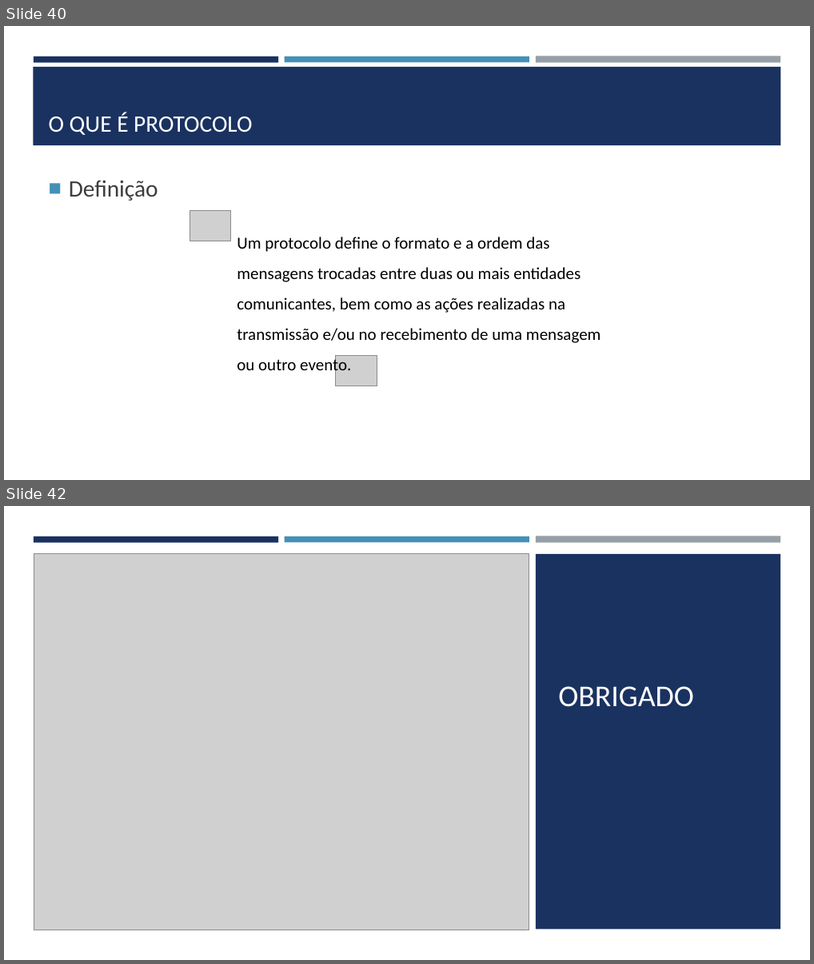
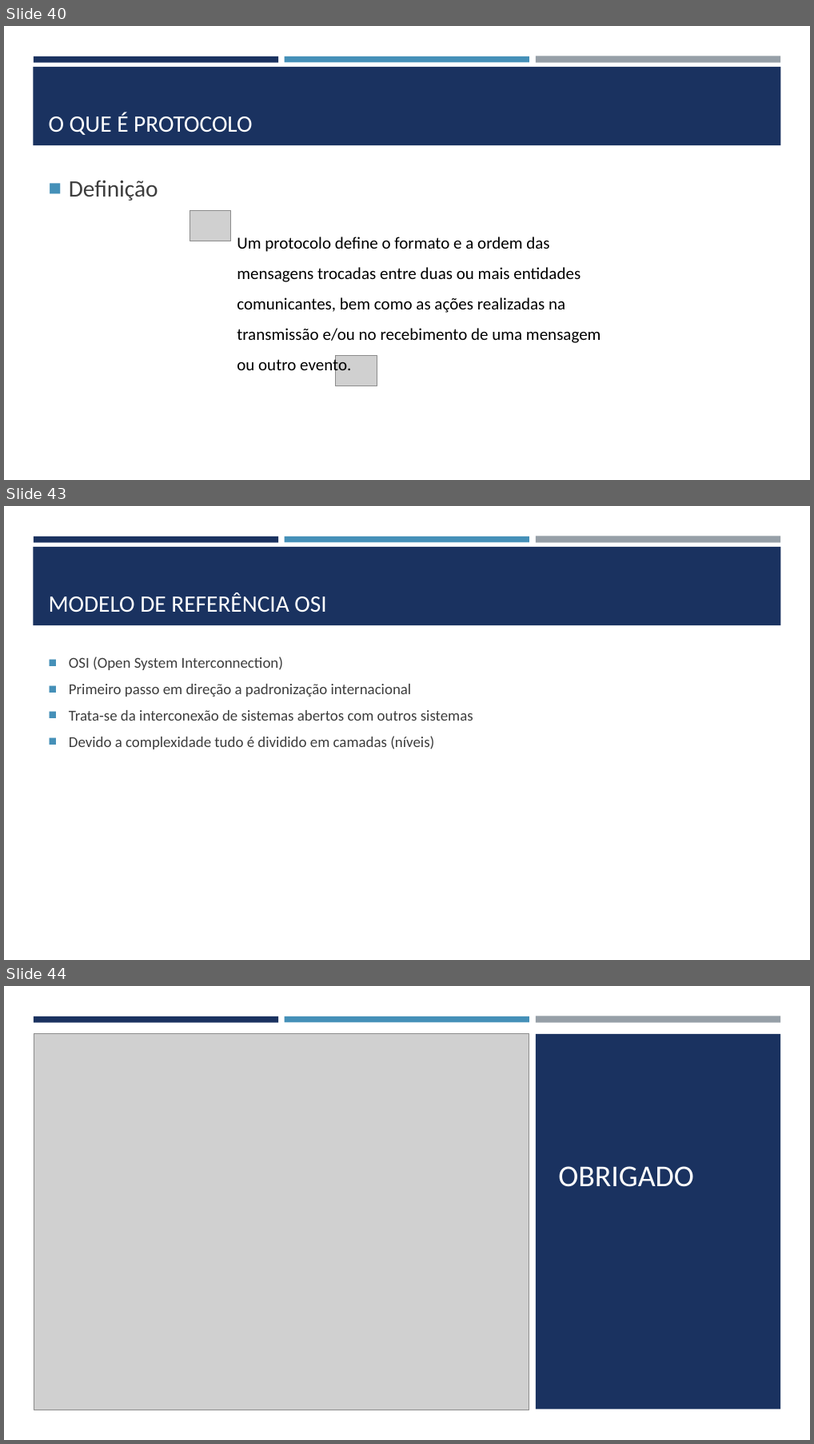
Before and after one commit to joelteixeiradacunha/aulas_php_mysql, a slide deck: Redes/REDES DE COMPUTADORES.pptx. Shown one above the other, each under a label of ours: slides 40 and 42 before the commit, slides 40, 43 and 44 after it; the slides between them are not shown. The pictures are 814x964 and 814x1444 pixels, drawn with LibreOffice and Linux fonts; fonts in the diff are those of the drawing; grey boxes stand for pictures. Boxes give left, top, right and bottom in pixels: in the first picture for what was removed or moved away, otherwise in the second. Text is boxed around its words. In the diff, an @@ line names an element or a change of style, - is before the commit and + after.

```diff
--- a/Redes/REDES DE COMPUTADORES.pptx
+++ b/Redes/REDES DE COMPUTADORES.pptx
@@ slide 43 added at (4,506,810,960), background #FFFFFF; not listed: 4 template elements that a slide beside it also shows @@
@@ title added at (49,592,326,612), 28 pt, text #FFFFFF @@
+MODELO DE REFERÊNCIA OSI
@@ text added at (69,656,474,749), 18 pt, text #3D3D3D @@
+■ OSI (Open System Interconnection)
+■ Primeiro passo em direção a padronização internacional
+■ Trata-se da interconexão de sistemas abertos com outros sistemas
+■ Devido a complexidade tudo é dividido em camadas (níveis)
@@ what was slide 42 is now slide 44 @@
```
Also in this commit, not shown: 1 slide changed, 1 other slide added.
